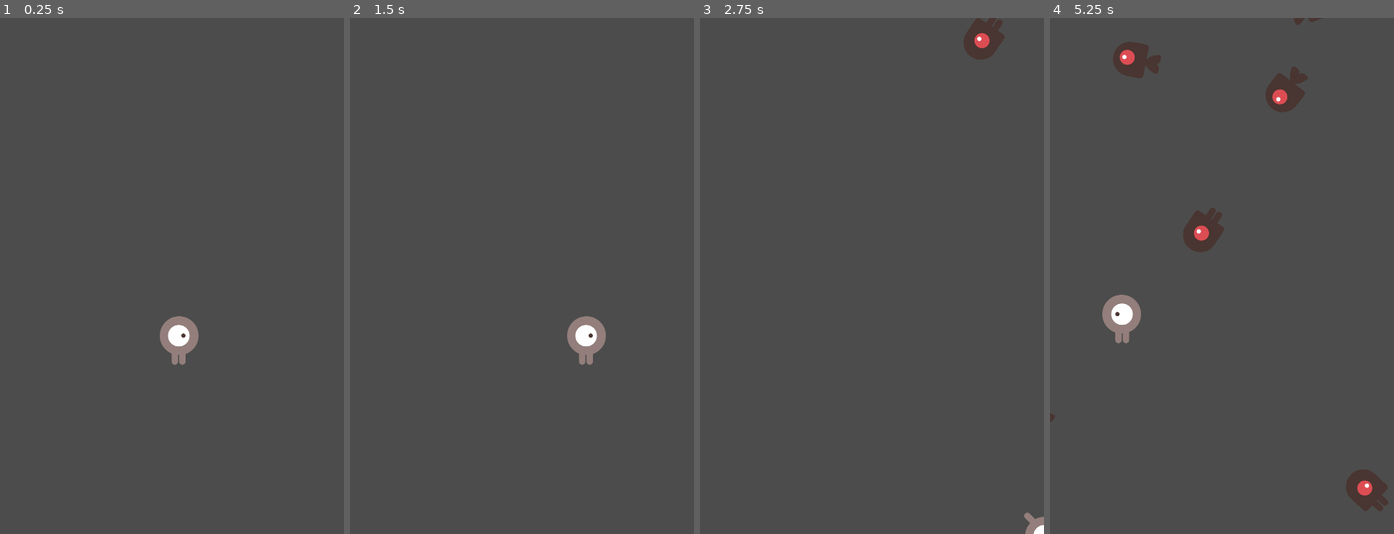
Above: before the commit, frames 1-4 (left to right).
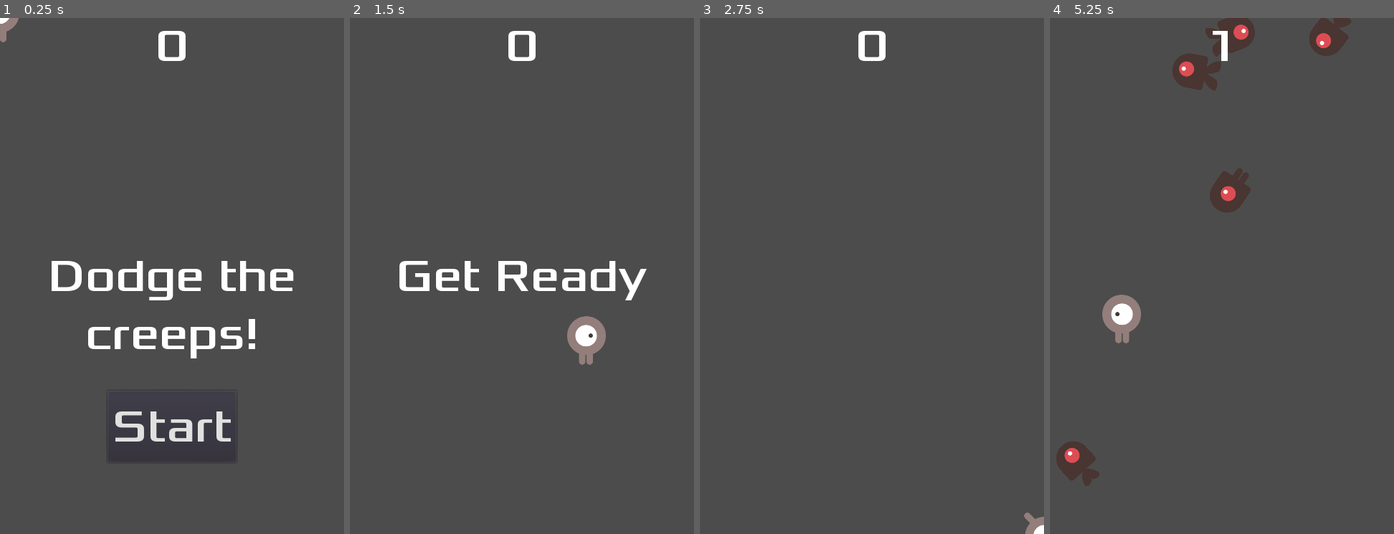
Above: after the commit, the same moments.

Repository: nicolastpi01/entregas-ipv-garcia-nicolas
Game: Godot game, scene res://Main.tscn
Two runs of this game, one before a commit and one after it. Both use one fixed random seed, a clock stepped at 60 frames per second and the inputs below.
Inputs (mouse positions are in pixels of both pictures, inside the frame that each line leads up to):
- Up to frame 1 (0.25 s): no input
- Up to frame 2 (1.5 s): click (522, 425) at 0.5 s, where only the run after the commit has a clickable "Start"; tap Enter at 1.25 s; hold Right (move_right) from 1.28 s (still down)
- Up to frame 3 (2.75 s): release Right (move_right) at 2.03 s; hold Down (move_down) from 2.03 s (still down)
- Up to frame 4 (5.25 s): release Down (move_down) at 2.78 s; hold Right (move_right) 2.78-3.53 s; hold Up (move_up) 3.53-4.28 s; hold Left (move_left) from 4.28 s (still down)

The runs differ from the first frame. In frame 1, 4.6% of the frame differs, in the area x 0-86%, y 0-86%; in frame 2, 2.0%; in frame 3, 1.0%; in frame 4, 6.2%, in the area x 0-99%, y 0-96%.

Commit message:
Mejora. Se agrega el HUD

Diff:
--- /dev/null
+++ b/entrega-1-garcia-nicolas/HUD.gd
@@ -0,0 +1,44 @@
+extends CanvasLayer
+
+signal start_game
+
+# Declare member variables here. Examples:
+# var a = 2
+# var b = "text"
+
+func show_message(text):
+	$Message.text = text
+	$Message.show()
+	$MessageTimer.start()
+
+func show_game_over():
+	show_message("Game Over")
+	# Wait until the MessageTimer has counted down.
+	yield($MessageTimer, "timeout")
+
+	$Message.text = "Dodge the\nCreeps!"
+	$Message.show()
+	# Make a one-shot timer and wait for it to finish.
+	yield(get_tree().create_timer(1), "timeout")
+	$StartButton.show()
+
+func update_score(score):
+	$ScoreLabel.text = str(score)
+
+# Called when the node enters the scene tree for the first time.
+func _ready():
+	pass # Replace with function body.
+
+
+# Called every frame. 'delta' is the elapsed time since the previous frame.
+#func _process(delta):
+#	pass
+
+
+func _on_MessageTimer_timeout():
+	$Message.hide()
+
+
+func _on_StartButton_pressed():
+	$StartButton.hide()
+	emit_signal("start_game")
--- /dev/null
+++ b/entrega-1-garcia-nicolas/HUD.tscn
@@ -0,0 +1,48 @@
+[gd_scene load_steps=4 format=2]
+
+[ext_resource path="res://fonts/Xolonium-Regular.ttf" type="DynamicFontData" id=1]
+[ext_resource path="res://HUD.gd" type="Script" id=2]
+
+[sub_resource type="DynamicFont" id=1]
+size = 64
+font_data = ExtResource( 1 )
+
+[node name="HUD" type="CanvasLayer"]
+script = ExtResource( 2 )
+
+[node name="ScoreLabel" type="Label" parent="."]
+anchor_right = 1.0
+margin_bottom = 78.0
+custom_fonts/font = SubResource( 1 )
+text = "0"
+align = 1
+
+[node name="Message" type="Label" parent="."]
+anchor_top = 0.5
+anchor_right = 1.0
+anchor_bottom = 0.5
+margin_top = -39.0
+margin_bottom = 39.0
+custom_fonts/font = SubResource( 1 )
+text = "Dodge the creeps!"
+align = 1
+autowrap = true
+
+[node name="StartButton" type="Button" parent="."]
+anchor_left = 0.5
+anchor_top = 1.0
+anchor_right = 0.5
+anchor_bottom = 1.0
+margin_left = -90.0
+margin_top = -200.0
+margin_right = 90.0
+margin_bottom = -100.0
+custom_fonts/font = SubResource( 1 )
+text = "Start"
+
+[node name="MessageTimer" type="Timer" parent="."]
+wait_time = 2.0
+one_shot = true
+
+[connection signal="pressed" from="StartButton" to="." method="_on_StartButton_pressed"]
+[connection signal="timeout" from="MessageTimer" to="." method="_on_MessageTimer_timeout"]
--- a/entrega-1-garcia-nicolas/Main.gd
+++ b/entrega-1-garcia-nicolas/Main.gd
@@ -11,7 +11,6 @@
 # Called when the node enters the scene tree for the first time.
 func _ready():
 	randomize()
-	new_game()
 
 
 # Called every frame. 'delta' is the elapsed time since the previous frame.
@@ -22,9 +21,14 @@
 func game_over():
 	$ScoreTimer.stop()
 	$MobTimer.stop()
+	$HUD.show_game_over()
+
 
 func new_game():
 	score = 0
+	$HUD.update_score(score)
+	get_tree().call_group("mobs", "queue_free")
+	$HUD.show_message("Get Ready")
 	$Player.start($StartPosition.position)
 	$StartTimer.start()
 
@@ -59,6 +63,7 @@
 
 func _on_ScoreTimer_timeout():
 	score += 1
+	$HUD.update_score(score)
 
 func _on_StartTimer_timeout():
 	$MobTimer.start()
--- a/entrega-1-garcia-nicolas/Main.tscn
+++ b/entrega-1-garcia-nicolas/Main.tscn
@@ -1,8 +1,9 @@
-[gd_scene load_steps=5 format=2]
+[gd_scene load_steps=6 format=2]
 
 [ext_resource path="res://Player.tscn" type="PackedScene" id=1]
 [ext_resource path="res://Main.gd" type="Script" id=2]
 [ext_resource path="res://Mob.tscn" type="PackedScene" id=3]
+[ext_resource path="res://HUD.tscn" type="PackedScene" id=4]
 
 [sub_resource type="Curve2D" id=1]
 _data = {
@@ -34,7 +35,10 @@
 [node name="MobSpawnLocation" type="PathFollow2D" parent="MobPath"]
 rotation = -0.442962
 
+[node name="HUD" parent="." instance=ExtResource( 4 )]
+
 [connection signal="hit" from="Player" to="." method="game_over"]
 [connection signal="timeout" from="MobTimer" to="." method="_on_MobTimer_timeout"]
 [connection signal="timeout" from="ScoreTimer" to="." method="_on_ScoreTimer_timeout"]
 [connection signal="timeout" from="StartTimer" to="." method="_on_StartTimer_timeout"]
+[connection signal="start_game" from="HUD" to="." method="new_game"]
--- a/entrega-1-garcia-nicolas/Mob.tscn
+++ b/entrega-1-garcia-nicolas/Mob.tscn
@@ -30,7 +30,7 @@
 radius = 47.0
 height = 0.0
 
-[node name="Mob" type="RigidBody2D"]
+[node name="Mob" type="RigidBody2D" groups=["mobs"]]
 position = Vector2( -2, 0 )
 collision_mask = 0
 gravity_scale = 0.0
@@ -43,6 +43,7 @@
 scale = Vector2( 0.5, 0.5 )
 frames = SubResource( 1 )
 animation = "fly"
+frame = 1
 playing = true
 
 [node name="CollisionShape2D" type="CollisionShape2D" parent="."]
